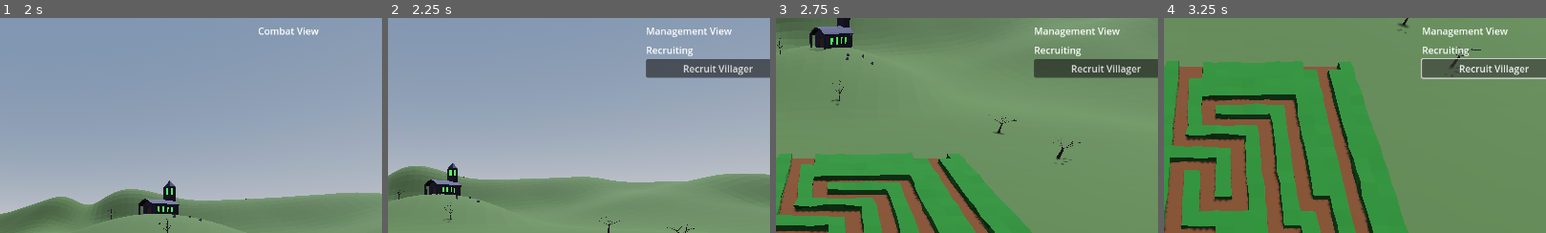
Above: before the commit, frames 1-4 (left to right).
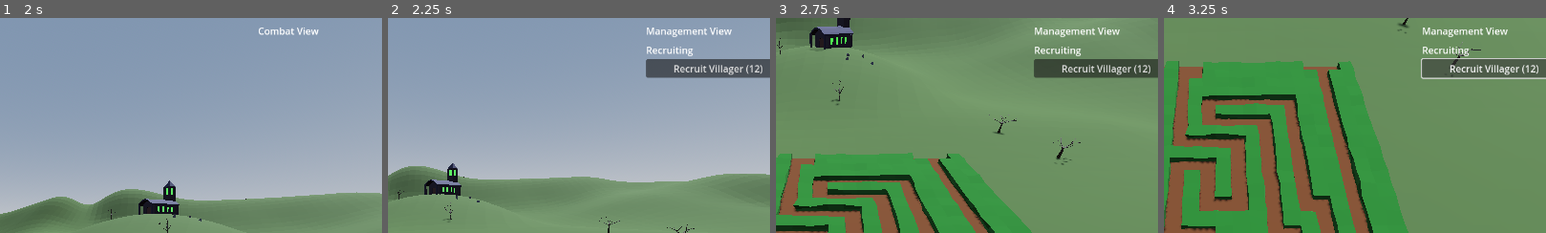
Above: after the commit, the same moments.

Repository: DrOtter3000/sentinel
Game: Godot game, scene res://level.tscn
Two runs of this game, one before a commit and one after it. Both use one fixed random seed, a clock stepped at 60 frames per second and the inputs below.
Inputs (mouse positions are % of the whole screen's width and height, from its top left):
- Up to frame 1 (2 s): move the mouse to (55, 50) at 0.52 s; click (55, 50) at 0.6 s; move the mouse to (45, 50) at 1.27 s; right-click (45, 50) at 1.35 s
- Up to frame 2 (2.25 s): tap Enter at 2 s; move the mouse to (52, 48) at 2.02 s; tap Space (switch_mode) at 2.1 s
- Up to frame 3 (2.75 s): no input
- Up to frame 4 (3.25 s): click "Recruit Villager" (after the commit: "Recruit Villager (12)") at 2.75 s
The pictures show only the part of the screen within x 43-93%, y 0-50%; the shares and areas given below are measured in that part.

Frame 1 is identical in both runs. In frame 2, 0.5% of the frame differs, in the area x 75-98%, y 21-27%; in frame 3, 0.6%; in frame 4, 0.6%, in the area x 74-98%, y 21-27%.

Commit message:
add price to recruit button

Diff:
--- a/player.gd
+++ b/player.gd
@@ -9,6 +9,7 @@
 @onready var animation_player: AnimationPlayer = $AnimationPlayer
 @onready var combat_menu: CanvasLayer = $CombatCam/CombatMenu
 @onready var camera_3d: Camera3D = $Camera3D
+@onready var btn_recruit: Button = $ConstructionCam/ManagementMenu/MarginContainer/VBoxContainer/RecruitingMenu/BtnRecruit
 
 @export var money := 100
 @export var price_per_sentinel := 12
@@ -22,6 +23,7 @@
 
 func _ready() -> void:
 	switch_mode()
+	btn_recruit.text = "Recruit Villager (" + str(price_per_sentinel) + ")"
 
 
 func _process(delta: float) -> void:
